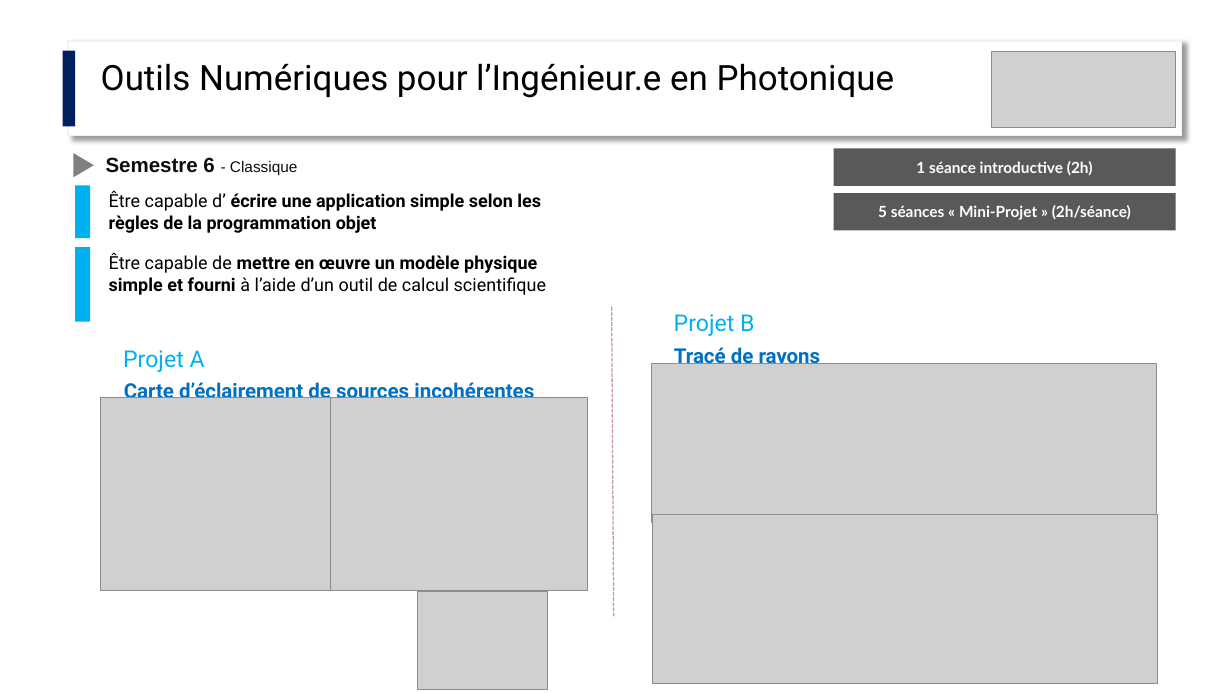
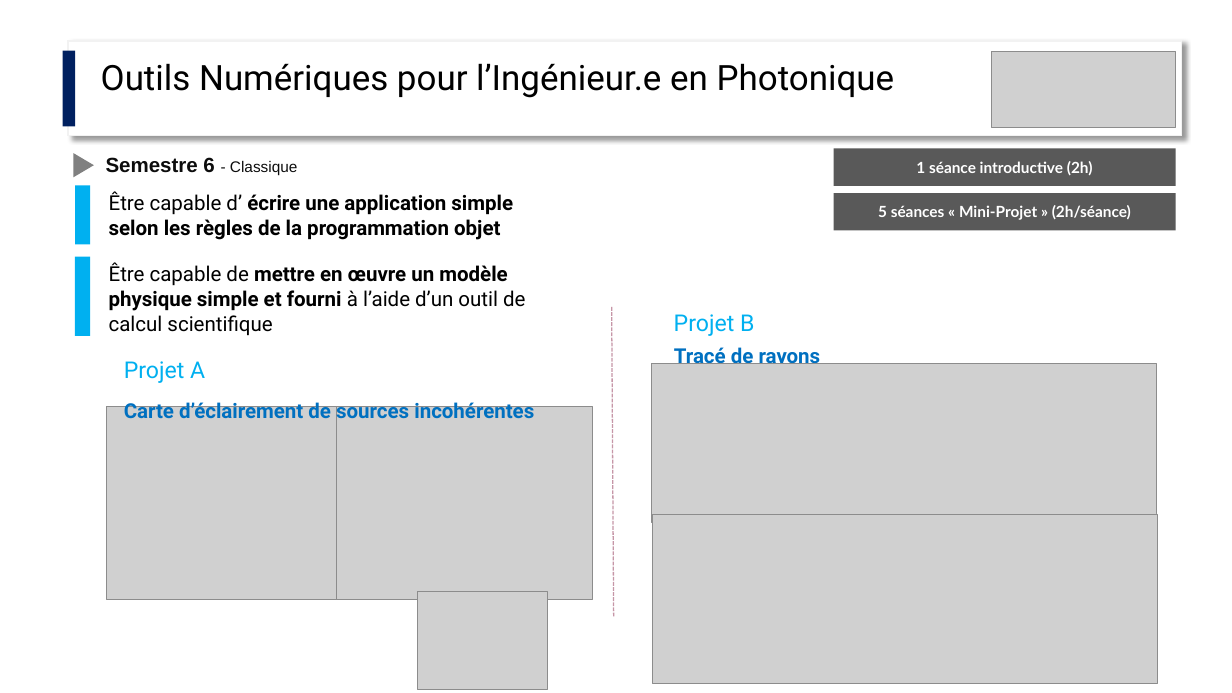
Before and after one commit to jvillemejane/jvillemejane, a slide deck: slide 12 of Presentations/2024_COPERF_Informatique.pptx (slide 15 before the commit). Drawn at 1232x693 pixels with LibreOffice and Linux fonts; fonts in the diff are those of the drawing; grey boxes stand for pictures. Boxes give left, top, right and bottom in pixels: in the first picture for what was removed or moved away, otherwise in the second. Text is boxed around its words. In the diff, an @@ line names an element or a change of style, - is before the commit and + after.

```diff
--- a/Presentations/2024_COPERF_Informatique.pptx
+++ b/Presentations/2024_COPERF_Informatique.pptx
@@ rectangle: place and size @@
-rectangle at (75,186,90,238)
+rectangle at (75,186,90,245)
@@ text "Être capable d’ écrire une ..." at (109,191,513,240): size 14 to 16 pt @@
@@ rectangle: place and size @@
-rectangle at (75,247,90,322)
+rectangle at (75,257,90,336)
@@ text "Être capable de mettre en ..." at (109,262,525,336): size 14 to 16 pt @@
@@ text "Être capable de mettre en ...": place and size @@
-text "Être capable de mettre en ..." at (109,253,546,295)
+text "Être capable de mettre en ..." at (109,262,525,336)
@@ text "Projet A": place and size @@
-text "Projet A" at (123,350,205,372)
+text "Projet A" at (124,361,205,383)
@@ picture: place and size @@
-picture at (101,397,358,590)
+picture at (106,407,363,599)
@@ text "Carte d’éclairement de sources incohérentes": place and size @@
-text "Carte d’éclairement de sources incohérentes" at (124,379,534,404)
+text "Carte d’éclairement de sources incohérentes" at (124,399,534,424)
@@ picture: place and size @@
-picture at (331,397,588,590)
+picture at (336,407,593,599)
```
Also in this commit, not shown: 8 other slides changed, 1 slide added, 4 slides removed, 1 other file.
